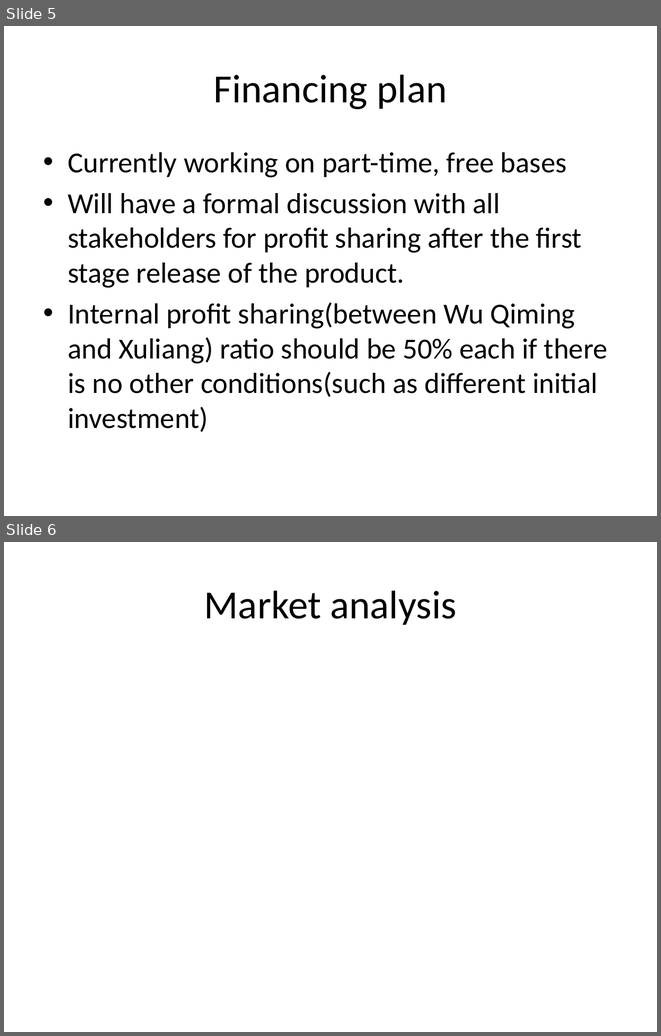
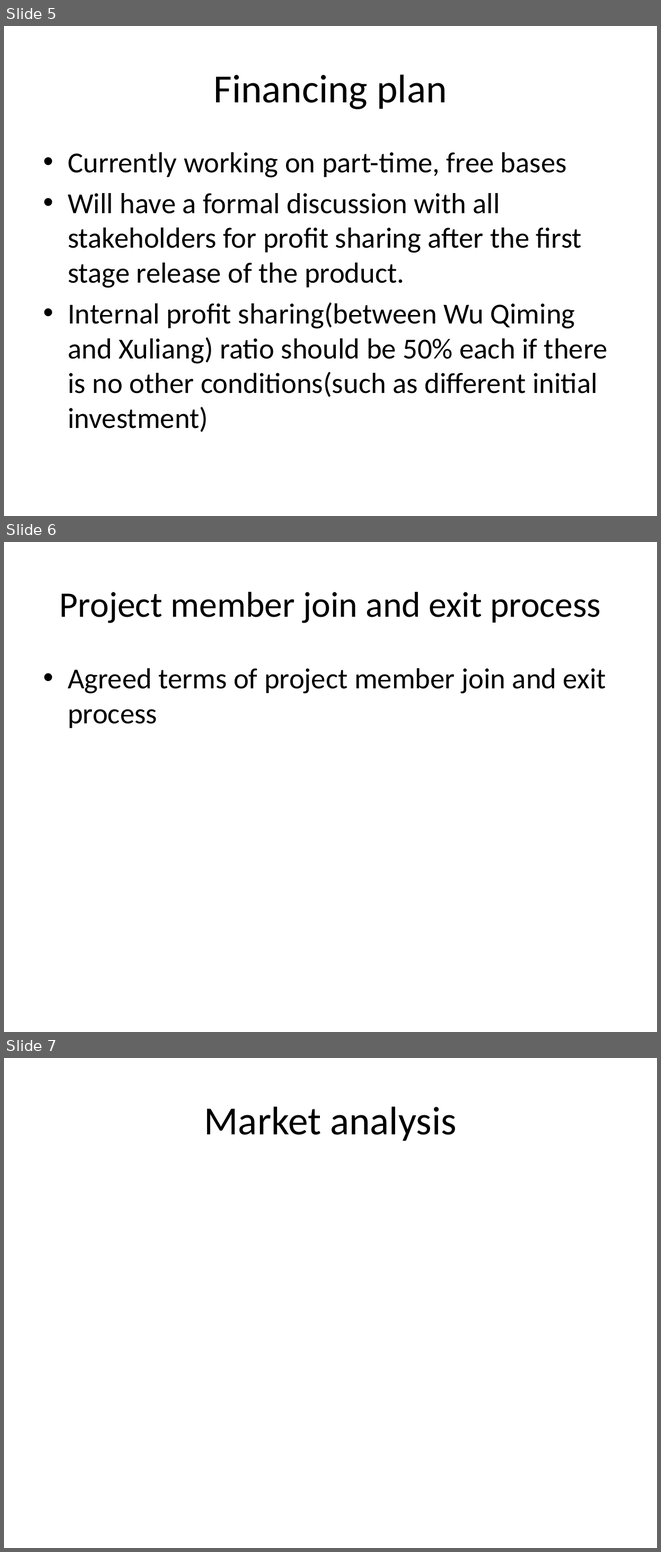
Before and after one commit to runningproject/documents, a slide deck: projectplan.pptx. Shown one above the other, each under a label of ours: slides 5 and 6 before the commit, slides 5, 6 and 7 after it. The pictures are 661x1036 and 661x1552 pixels, drawn with LibreOffice and Linux fonts; fonts in the diff are those of the drawing. Boxes give left, top, right and bottom in pixels: in the first picture for what was removed or moved away, otherwise in the second. Text is boxed around its words. In the diff, an @@ line names an element or a change of style, - is before the commit and + after.

```diff
--- a/projectplan.pptx
+++ b/projectplan.pptx
@@ slide 6 added at <box>4,542,657,1032</box>, background #FFFFFF @@
@@ title added at <box>60,592,601,623</box>, 39.6 pt, text #000000 @@
+Project member join and exit process
@@ text added at <box>68,668,606,728</box>, 32 pt, text #000000 @@
+• Agreed terms of project member join and exit process
@@ what was slide 6 is now slide 7 @@
```
Also in this commit, not shown: 6 slides changed, 3 other slides added, 1 other file.
